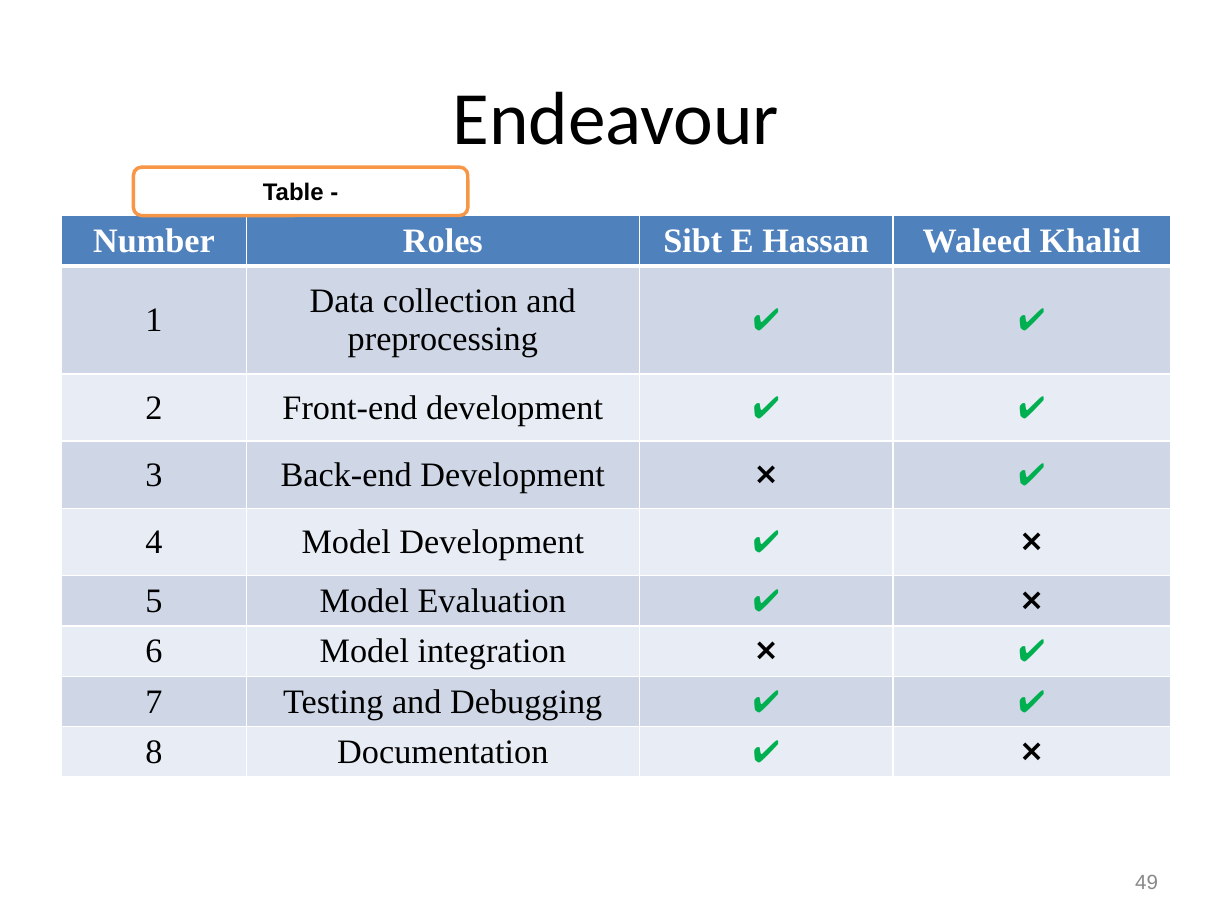
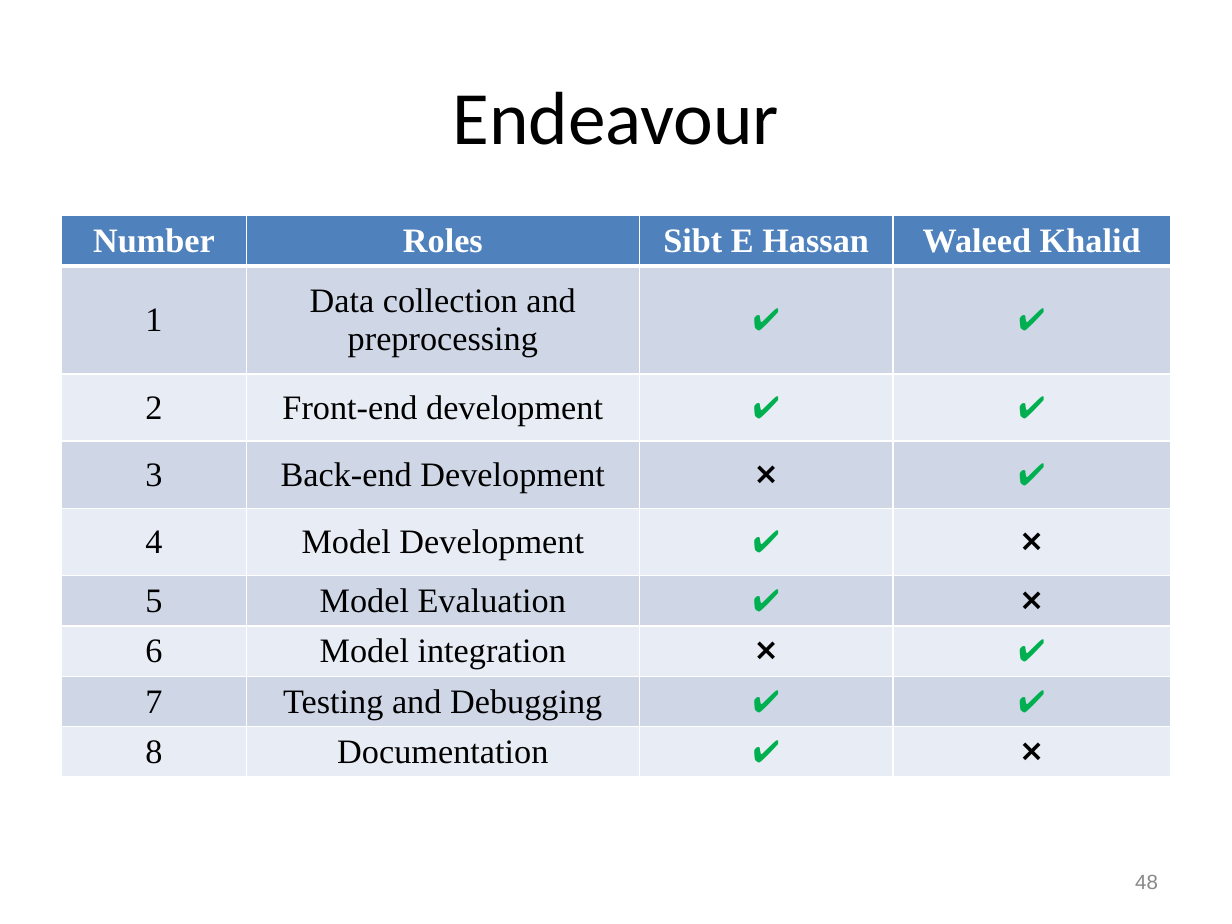
Before and after one commit to Waleedk6/TumorVision, a slide deck: slide 48 of FYP-1_present_(1)[1].pptx (slide 49 before the commit). Drawn at 1232x924 pixels with LibreOffice and Linux fonts; fonts in the diff are those of the drawing; grey boxes stand for pictures; background and template pictures are left out. Boxes give left, top, right and bottom in pixels: in the first picture for what was removed or moved away, otherwise in the second. Text is boxed around its words. In the diff, an @@ line names an element or a change of style, - is before the commit and + after.

```diff
--- a/FYP-1_present_(1)[1].pptx
+++ b/FYP-1_present_(1)[1].pptx
@@ rounded rectangle removed at [133, 168, 467, 216] @@
-Table -
@@ page number at [1135, 875, 1158, 889]: text changed @@
-49
+48
```
Also in this commit, not shown: 1 other slide changed, 2 slides removed, 1 other file.
